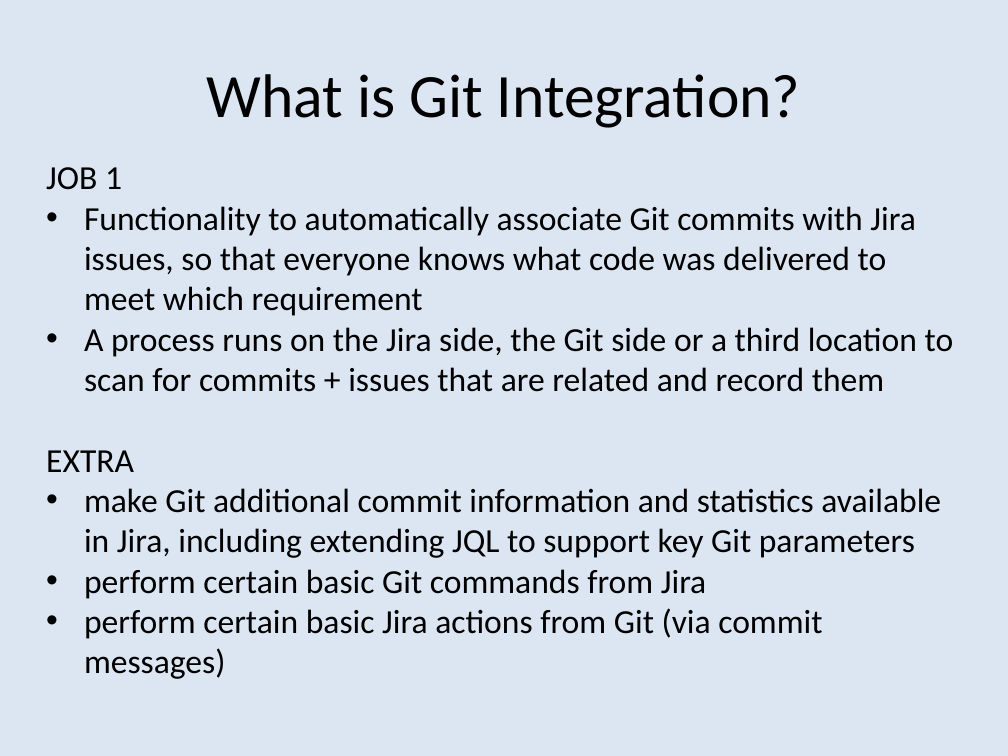
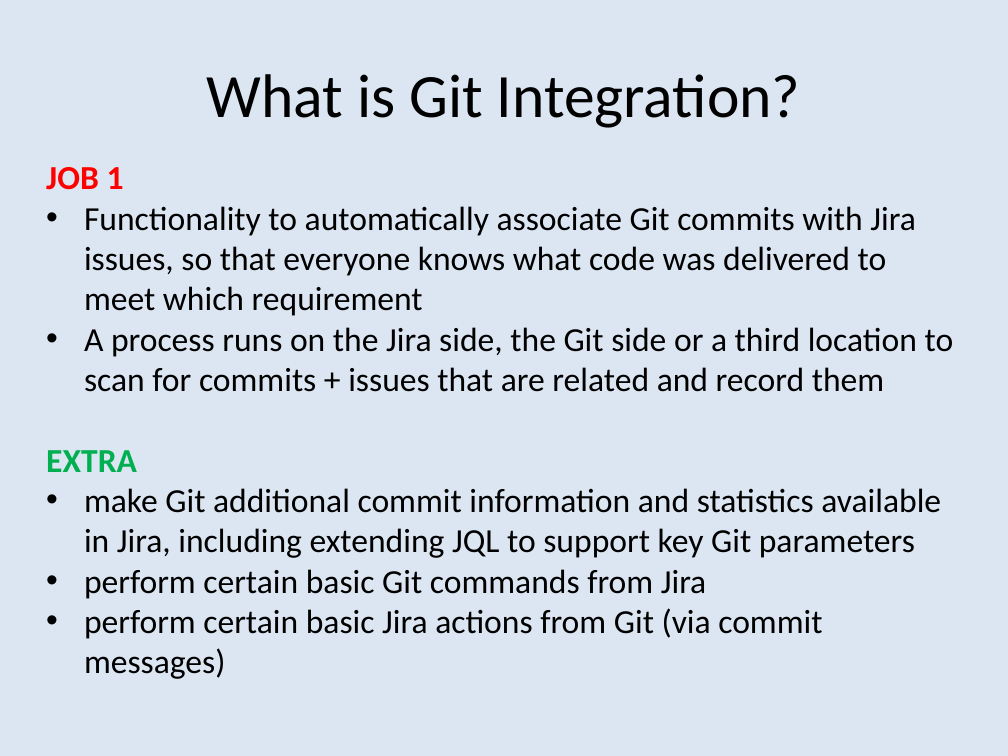
Before and after one commit to bobk/jirapresentations, a slide deck: slide 2 of Git Integration Options for Jira.pptx. Drawn at 1008x756 pixels with LibreOffice and Linux fonts; fonts in the diff are those of the drawing. Boxes give left, top, right and bottom in pixels: in the first picture for what was removed or moved away, otherwise in the second. Text is boxed around its words. In the diff, an @@ line names an element or a change of style, - is before the commit and + after.

```diff
--- a/Git Integration Options for Jira.pptx
+++ b/Git Integration Options for Jira.pptx
@@ text at [46, 167, 137, 472]: text colour #000000 to #FF0000 in "JOB 1"; bold on in "JOB 1", "EXTRA"; text colour #000000 to #00B050 in "EXTRA" @@
```
Also in this commit, not shown: 2 other slides changed, 4 slides added.
